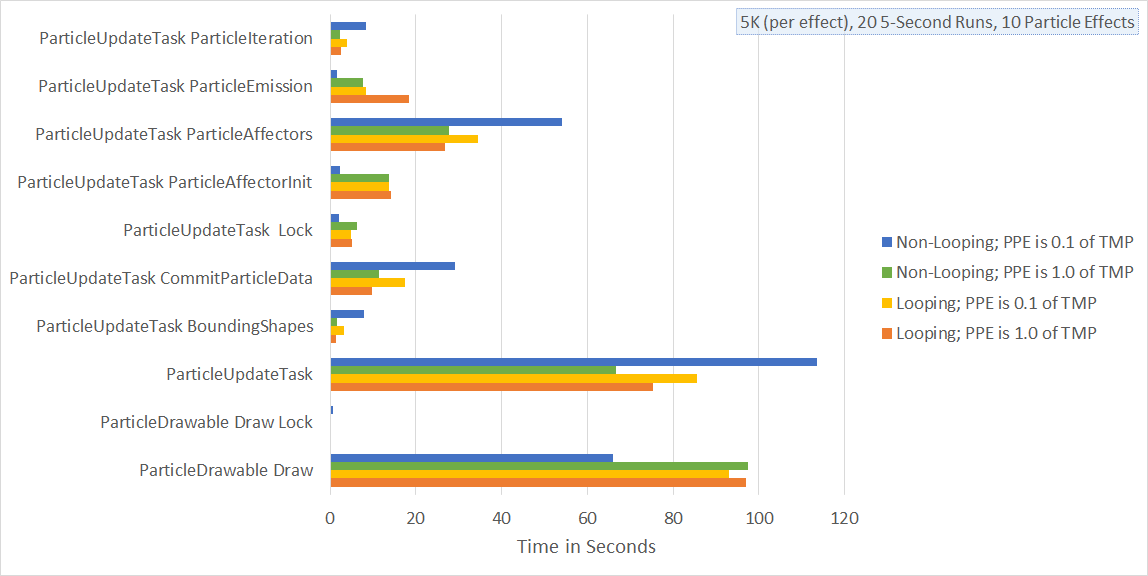
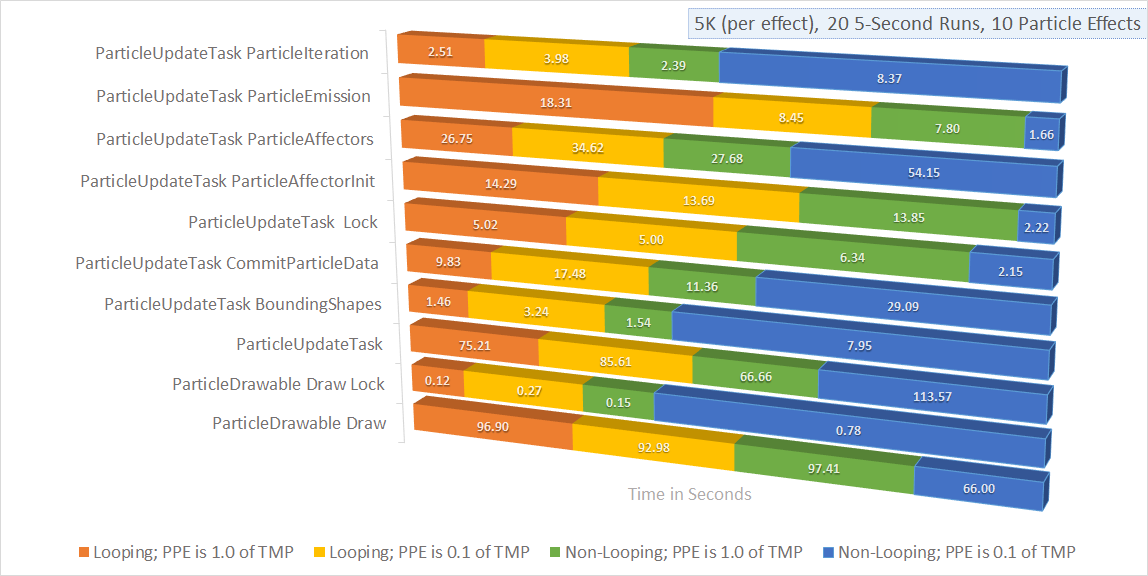
Layers edited between the first and the second 1148×576 image:
added layer "Layer 3" above "Layer 2" over [10, 8, 1147, 561]
